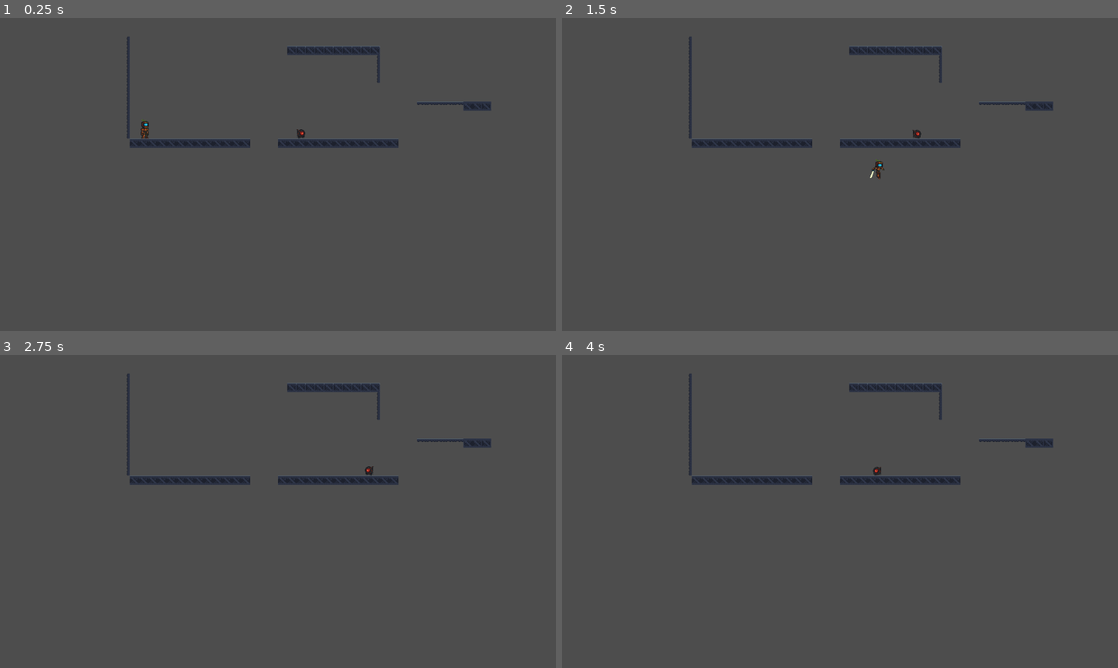
Above: before the commit, frames 1-4 (two rows, left to right).
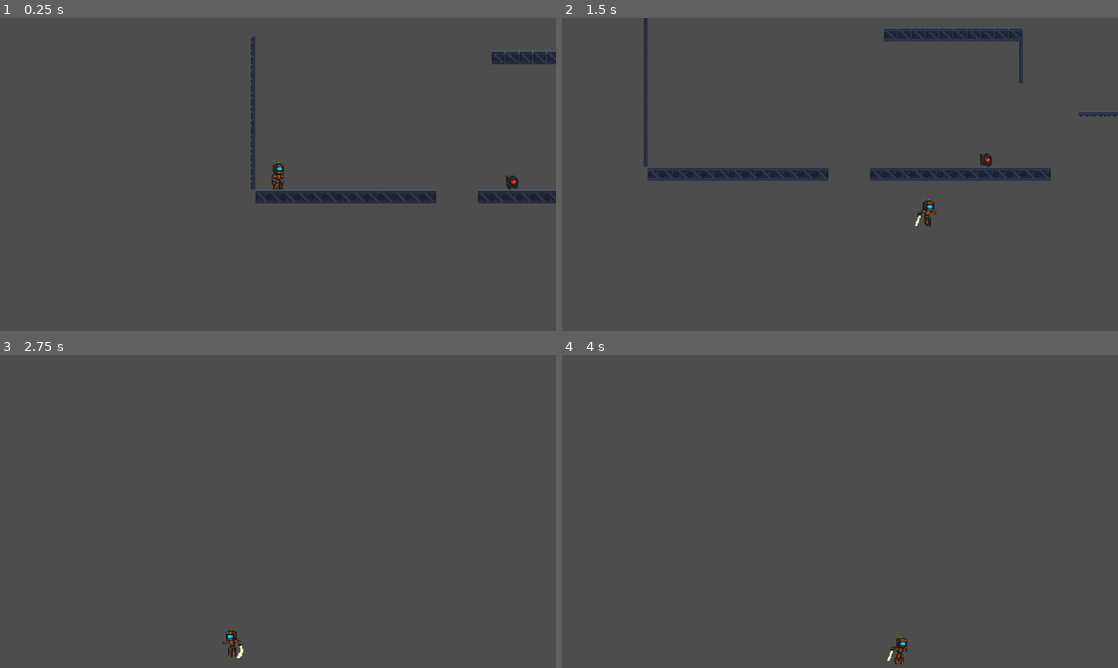
Above: after the commit, the same moments.

Repository: Foxz-Games/GameJam2025Wave
Game: Godot game, scene res://scenes/level_1.tscn
The game is run twice, just before and just after one commit, with the same random seed, the same clock (stepped at 60 frames per second) and the same inputs.
Inputs:
- Up to frame 1 (0.25 s): no input
- Up to frame 2 (1.5 s): hold D (right) from 0.53 s (still down); tap Shift (dash) at 0.6, 1.35 s; tap Space (jump) at 0.77 s
- Up to frame 3 (2.75 s): tap Space (jump) at 1.52 s; release D (right) at 2.03 s; hold A (left) from 2.03 s (still down); tap Shift (dash) at 2.1 s
- Up to frame 4 (4 s): release A (left) at 2.78 s; hold D (right) from 2.78 s (still down); tap Shift (dash) at 2.85, 3.6 s; tap Space (jump) at 3.02, 3.77 s

The runs differ from the first frame. In frame 1, 4.9% of the frame differs, in the area x 22-100%, y 6-60%; in frame 2, 6.7%, in the area x 14-100%, y 0-68%; in frame 3, 2.2%; in frame 4, 2.2%.

Commit message:
feat: add player camera

Diff:
--- /dev/null
+++ b/scenes/Camera.gd
@@ -0,0 +1,47 @@
+extends Camera2D
+
+@export_node_path("Node2D") var target_path: NodePath
+@export var look_ahead_distance: float = 140.0
+@export var look_ahead_vertical: float = 0.0
+@export var velocity_threshold: float = 10.0
+@export var flip_smooth: float = 6.0
+@export var follow_smooth: float = 8.0
+
+var _target: Node2D
+var _last_target_pos: Vector2 = Vector2.ZERO
+var _desired_dir: float = 0.0
+var _smoothed_dir: float = 0.0
+
+func _ready() -> void:
+	if target_path != null and target_path != NodePath():
+		_target = get_node_or_null(target_path)
+	else:
+		push_warning("Camera2D target_path not set! Please assign your player in the inspector.")
+		return
+
+	if _target:
+		_last_target_pos = _target.global_position
+	else:
+		push_error("Camera2D: could not find node at target_path.")
+		return
+
+func _process(delta: float) -> void:
+	if _target == null:
+		return
+
+	var now_pos: Vector2 = _target.global_position
+	var vel: Vector2 = (now_pos - _last_target_pos) / max(delta, 0.000001)
+	_last_target_pos = now_pos
+
+	if abs(vel.x) > velocity_threshold:
+		_desired_dir = sign(vel.x)
+	else:
+		_desired_dir = 0.0
+
+	_smoothed_dir = move_toward(_smoothed_dir, _desired_dir, flip_smooth * delta)
+
+	var look_offset: Vector2 = Vector2(_smoothed_dir * look_ahead_distance, look_ahead_vertical)
+	var desired_cam_pos: Vector2 = now_pos + look_offset
+
+	var t: float = 1.0 - pow(0.001, follow_smooth * delta)
+	global_position = global_position.lerp(desired_cam_pos, t)
--- a/scenes/level_1.tscn
+++ b/scenes/level_1.tscn
@@ -17,6 +17,11 @@
 dashType = 3
 canRoll = true
 
+[node name="Camera2D" type="Camera2D" parent="Player"]
+zoom = Vector2(1.5, 1.5)
+position_smoothing_enabled = true
+position_smoothing_speed = 3.0
+
 [node name="GameTileMap" type="Node2D" parent="."]
 
 [node name="Ground" type="TileMapLayer" parent="GameTileMap"]
Not shown, added: scenes/Camera.gd.uid
